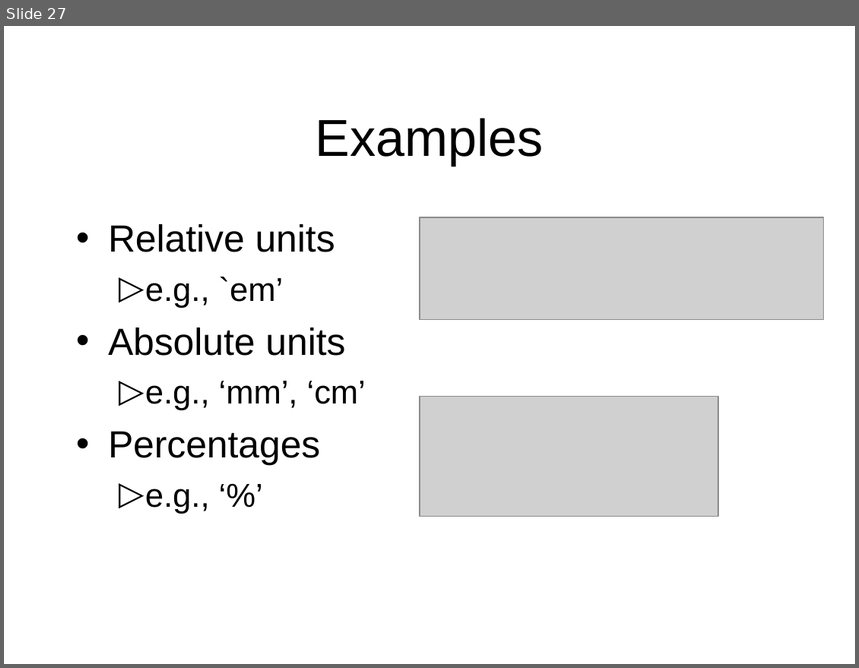
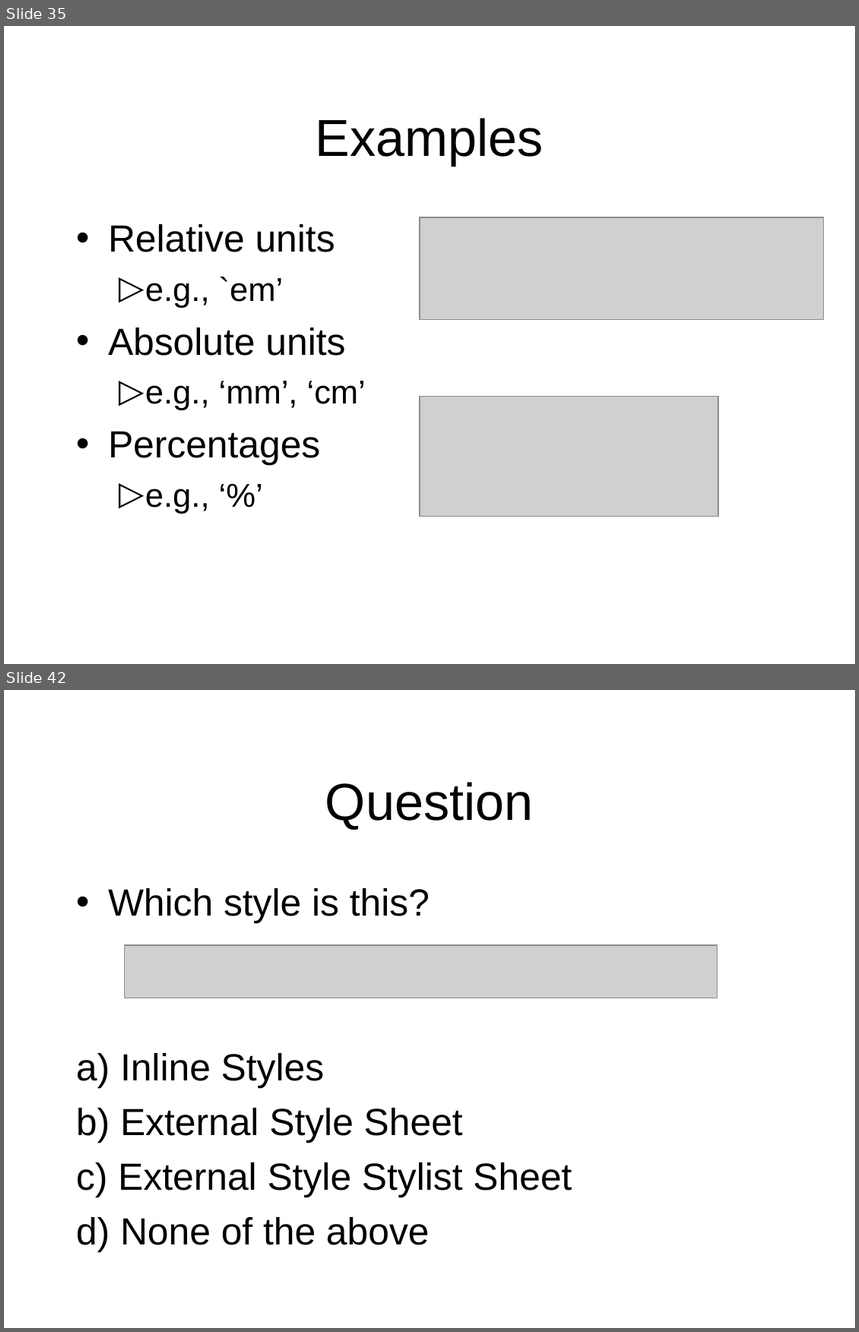
Before and after one commit to octaviordz/zjnu2017.github.io, a slide deck: WAD/lectures/050--CSS.ppt. Shown one above the other, each under a label of ours: slide 27 before the commit, slides 35 and 42 after it; the slides between them are not shown. The pictures are 859x668 and 859x1332 pixels, drawn with LibreOffice and Linux fonts; fonts in the diff are those of the drawing; grey boxes stand for pictures. Boxes give left, top, right and bottom in pixels: in the first picture for what was removed or moved away, otherwise in the second. Text is boxed around its words. In the diff, an @@ line names an element or a change of style, - is before the commit and + after.

Commit message:
Style sheets.

```diff
--- a/WAD/lectures/050--CSS.ppt
+++ b/WAD/lectures/050--CSS.ppt
@@ slide 42 added at <box>4,690,855,1328</box>, background #FFFFFF @@
@@ title added at <box>325,782,534,830</box>, 44 pt, text #000000 @@
+Question
@@ text added at <box>76,888,572,1253</box>, 32 pt, text #000000 @@
+• Which style is this?
+a) Inline Styles
+b) External Style Sheet
+c) External Style Stylist Sheet
+d) None of the above
@@ picture added at <box>125,945,718,998</box> @@
@@ what was slide 27 is now slide 35 @@
```
Also in this commit, not shown: 7 slides changed, 25 other slides added, 1 slide removed, 2 other files.
